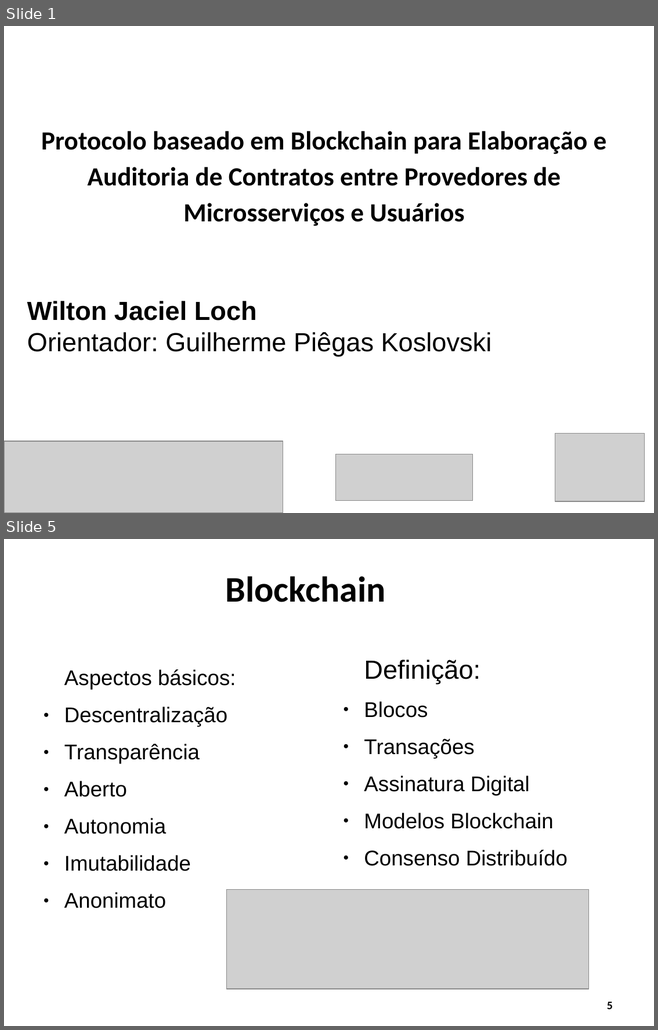
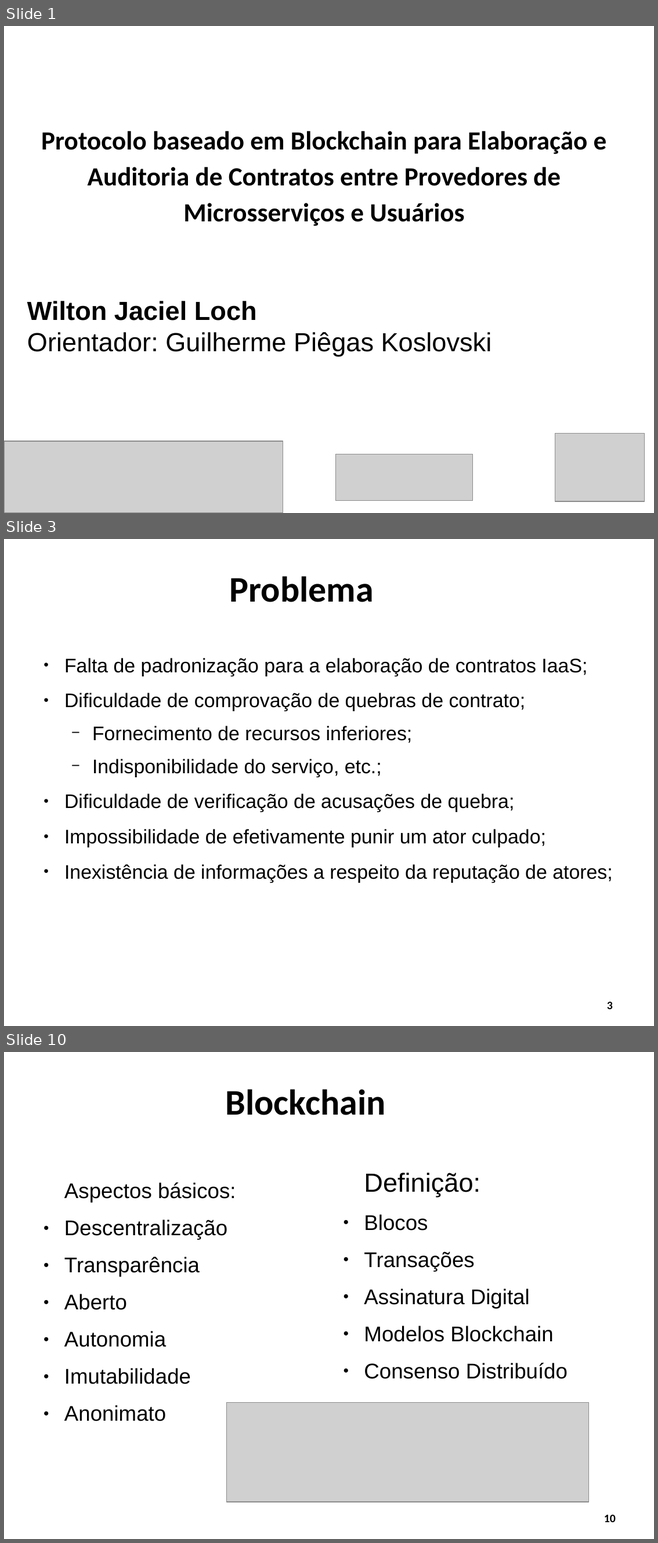
Before and after one commit to WiltonLoch/TCC, a slide deck: apresentacao_TCC_wilton.odp. Shown one above the other, each under a label of ours: slides 1 and 5 before the commit, slides 1, 3 and 10 after it; the slides between them are not shown. The pictures are 658x1030 and 658x1543 pixels, drawn with LibreOffice and Linux fonts; fonts in the diff are those of the drawing; grey boxes stand for pictures; background and template pictures are left out. Boxes give left, top, right and bottom in pixels: in the first picture for what was removed or moved away, otherwise in the second. Text is boxed around its words. In the diff, an @@ line names an element or a change of style, - is before the commit and + after.

```diff
--- a/apresentacao_TCC_wilton.odp
+++ b/apresentacao_TCC_wilton.odp
@@ slide 3 added at (4, 539, 654, 1026), background #FFFFFF @@
@@ title added at (229, 576, 373, 602), 44 pt, text #000000, bold @@
+Problema
@@ text added at (64, 658, 612, 882), 24 pt, text #000000 @@
+● Falta de padronização para a elaboração de contratos IaaS;
+● Dificuldade de comprovação de quebras de contrato;
+  − Fornecimento de recursos inferiores;
+  − Indisponibilidade do serviço, etc.;
+● Dificuldade de verificação de acusações de quebra;
+● Impossibilidade de efetivamente punir um ator culpado;
+● Inexistência de informações a respeito da reputação de atores;
@@ page number added at (607, 1002, 612, 1009), 14 pt, text #000000, bold @@
+3
@@ what was slide 5 is now slide 10 @@
@@ page number at (604, 1515, 615, 1522): text changed @@
-5
+10
```
Also in this commit, not shown: 5 slides changed, 6 other slides added, 2 slides removed.
